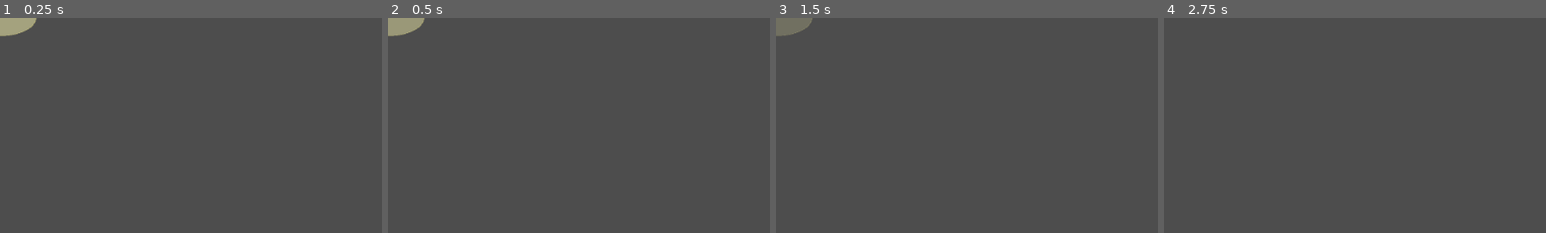
Above: before the commit, frames 1-4 (left to right).
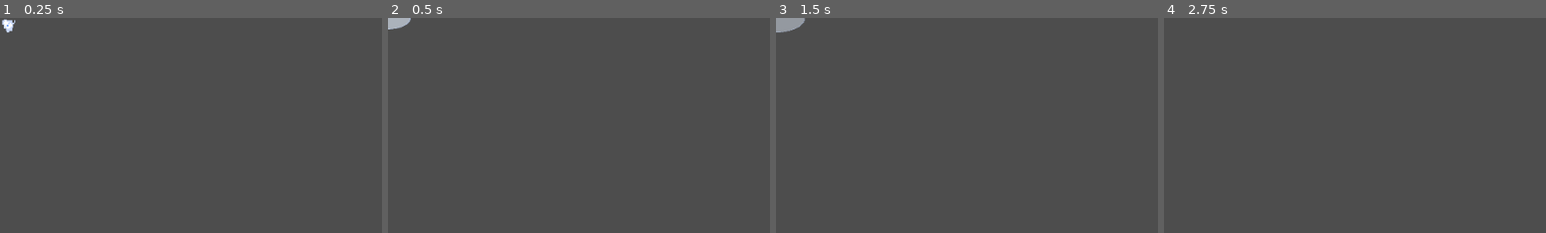
Above: after the commit, the same moments.

Repository: chrisfidalgo/SCUMForceGodot
Game: Godot game, scene res://scenes/combat/slow_field_spill.tscn
Two runs of this game, one before a commit and one after it. Both use one fixed random seed, a clock stepped at 60 frames per second and the inputs below. This scene is started directly instead of the project's main scene.
Inputs:
- Up to frame 1 (0.25 s): no input
- Up to frame 2 (0.5 s): no input
- Up to frame 3 (1.5 s): tap Enter at 0.5 s; hold D (move_right) 0.53-1.28 s; hold J (attack_primary) 0.53-1.28 s; tap Space at 1.25 s; hold S (move_down) from 1.28 s (still down); tap K (attack_secondary) at 1.35 s
- Up to frame 4 (2.75 s): release S (move_down) at 2.03 s; hold D (move_right) from 2.03 s (still down); tap 1 at 2.1 s
The pictures show only the part of the screen within x 0-50%, y 0-50%; the shares and areas given below are measured in that part.

The runs differ from the first frame. In frame 1, 0.6% of the frame differs, in the area x 0-10%, y 0-9%; in frame 2, 0.6%; in frame 3, 0.6%; in frame 4, nothing differs.

Commit message:
Wire real bleu cheese art; fix invisible ground pools; retune pool sizes
The ground pools were never visible, and the cause was draw order, not the
effect system: the gym floor is an opaque ColorRect at the default z_index 0
and the fields sat at -1, so every pool was rendering BEHIND the floor. Godot
gives no warning for this. Floor moves to z_index -10, leaving
floor -> pools -> everything standing on them.

Art wired:
- Proj-BlueCheese.png (10x14) replaces the placeholder polygon. Deliberately no
  Tail node - the cheese is a simple projectile, unlike the unrolling toilet
  paper. projectile.gd resolves the tail with get_node_or_null, so its absence
  is handled.
- Proj_Bleu_Cheese_Explosion-Sheet.png (360x40 = 9 horizontal frames of 40x40)
  drives a new burst phase on SlowField. The lifecycle is now burst -> pool ->
  fade -> free: nothing is slowed and the pool has zero radius until the ninth
  frame finishes, because until then the cheese is still in the air. A field
  without a Burst child skips straight to the pool, so the packet is unaffected.

Pool visuals: near-white with a cold blue cast rather than cream, drawn as a
shadow-like squashed oval. It now holds full opacity for two thirds of its life
and fades over the last third, so it reads as solid rather than as continuously
dying.

Retuned to the owner's brief - the two pools are different kinds of thing, not
big and small versions of one:
- primary  9px / 0.5s / 60% speed - close to negligible, a nudge that makes a
  hit feel like it stuck.
- secondary 24px / 1.5s / 40% speed - the one that controls space, wide enough
  to hold one or two enemies.

Verified in-engine: lobbed at bare floor the burst runs all 9 frames over 22
physics frames with the pool at radius 0, hands over, grows to 24, holds two
enemies 28px apart at 0.4 speed each, then expires and releases both.

Documented the draw-order trap in docs/systems/attack-effects.md, since a ground
effect that is not above the floor node is silently invisible.

Co-Authored-By: Claude Opus 5 <noreply@anthropic.com>

Diff:
--- a/scenes/combat/cheese_projectile.tscn
+++ b/scenes/combat/cheese_projectile.tscn
@@ -1,14 +1,15 @@
 [gd_scene load_steps=3 format=3]
 
 [ext_resource type="Script" path="res://scenes/combat/projectile.gd" id="1_script"]
+[ext_resource type="Texture2D" path="res://assets/sprites/projectiles/Proj-BlueCheese.png" id="2_cheese"]
 
 [sub_resource type="CircleShape2D" id="CircleShape2D_cheese"]
 radius = 4.0
 
-; Curt uses the same Projectile script as Johnny; only the art differs. The
-; bleu-cheese sprites do not exist yet, so this is a placeholder polygon in
-; cheese colours - the point is that Curt`s shots must not READ as toilet paper
-; during the feel playtest. Swap in bleu-cheese.png when the art lands.
+; Curt uses the same Projectile script as Johnny; only the art differs. There is
+; deliberately NO Tail node - the bleu cheese is a simple projectile, unlike the
+; unrolling toilet paper. projectile.gd looks the tail up with get_node_or_null,
+; so its absence is expected and handled.
 [node name="CheeseProjectile" type="Area2D"]
 collision_layer = 0
 collision_mask = 0
@@ -21,10 +22,5 @@
 
 [node name="Visual" type="Node2D" parent="."]
 
-[node name="Chunk" type="Polygon2D" parent="Visual"]
-color = Color(0.95, 0.93, 0.72, 1)
-polygon = PackedVector2Array(-4, -3, 1, -5, 5, -1, 4, 4, -1, 5, -5, 2)
-
-[node name="Veins" type="Polygon2D" parent="Visual"]
-color = Color(0.42, 0.5, 0.35, 1)
-polygon = PackedVector2Array(-2, -1, 1, -2, 2, 1, -1, 2)
+[node name="Cheese" type="Sprite2D" parent="Visual"]
+texture = ExtResource("2_cheese")
--- a/scenes/combat/gym.tscn
+++ b/scenes/combat/gym.tscn
@@ -27,6 +27,7 @@
 
 [node name="Floor" type="ColorRect" parent="."]
 mouse_filter = 2
+z_index = -10
 offset_left = 0.0
 offset_top = 0.0
 offset_right = 640.0
--- a/scenes/combat/slow_field.gd
+++ b/scenes/combat/slow_field.gd
@@ -1,68 +1,100 @@
 class_name SlowField
 extends Area2D
-## slow_field.gd — a patch of spilled bleu cheese that slows enemies standing in
+## slow_field.gd — a pool of spilled bleu cheese that slows enemies standing in
 ## it. Curt's mechanical identity (04-COMBAT-MODEL.md §4).
 ##
 ## Spawned by a projectile's `on_hit_effect`, at the point the shot ended. Two
-## variants exist as scenes, differing only in exported numbers:
+## variants exist as scenes, differing only in exported numbers and whether they
+## carry a burst animation:
 ##
-##   slow_field_small.tscn — Curt's PRIMARY. Small, brief, and only left behind
-##                           where the packet actually hit an enemy.
-##   slow_field_spill.tscn — Curt's SECONDARY. Wider, longer, grows in, and left
-##                           wherever the container lands — enemy, wall or bare
-##                           floor. That last part is what makes it area denial:
-##                           you can throw it at a doorway nobody is standing in.
+##   slow_field_small.tscn — Curt's PRIMARY. Tiny and brief, almost incidental,
+##                           and only left where the packet actually hit someone.
+##   slow_field_spill.tscn — Curt's SECONDARY. Plays the 9-frame explosion FIRST,
+##                           then leaves a standing pool wide enough to hold one
+##                           or two enemies. Left wherever the container lands —
+##                           enemy, wall or bare floor — which is what makes it
+##                           area denial: throw it at a doorway nobody is in.
 ##
-## Slowing is a SET, not a timer: while an enemy overlaps, this field is
-## registered on it as one slow source; leaving restores speed at once, and two
-## overlapping fields resolve to the strongest rather than fighting over one
+## LIFECYCLE: burst (optional) -> pool appears -> pool fades -> free. Nothing is
+## slowed during the burst; the cheese is still in the air.
+##
+## Slowing is a SET, not a timer: while an enemy overlaps, this field registers
+## itself on that enemy as one slow source; leaving restores speed at once, and
+## two overlapping pools resolve to the strongest rather than fighting over one
 ## countdown. Overlaps are polled each physics frame rather than driven by
-## body_entered, because the spill variant grows and bodies would otherwise be
-## missed as the shape resizes.
+## body_entered, because the pool grows and bodies would otherwise be missed as
+## the shape resizes.
 ##
-## Only affects nodes that implement `add_slow` — enemies. The player is
-## deliberately immune to their own cheese; if an enemy ever needs a slowing
-## attack, give Player the same two methods and it works with no change here.
+## Only affects nodes implementing `add_slow` — enemies. Curt is deliberately
+## immune to his own cheese. If an enemy ever needs a slowing attack, give Player
+## the same two methods; note Player.speed_multiplier is owned by the escort loop,
+## so that wiring needs a moment's thought rather than a copy-paste.
+##
+## DRAW ORDER: this sits at z_index -1 and the gym floor at -10, so the pool
+## renders on the ground but under everything standing on it. A ground effect
+## that is not ABOVE the floor node is simply invisible.
 
-## How big the puddle gets, in pixels.
+## How wide the pool gets (its horizontal radius, in pixels).
 @export var radius_px: float = 14.0
-## How long it lasts before fading out and freeing itself.
+## How long the pool lasts, after any burst, before fading out and freeing itself.
 @export var duration_sec: float = 0.8
-## Move-speed multiplier applied to enemies inside. 0.5 = half speed.
+## Move-speed multiplier applied to enemies inside. 0.4 = 40% speed.
 @export_range(0.05, 1.0, 0.05) var slow_multiplier: float = 0.5
-## Seconds spent expanding to full size. 0 = appears instantly (the packet);
-## a small value gives the container spill its splash-outward feel.
+## Seconds spent expanding to full size once the pool appears.
 @export var grow_in_sec: float = 0.0
-## Cream, per the art direction. Alpha fades to nothing over the lifetime.
-@export var color: Color = Color(0.96, 0.94, 0.72, 0.55)
+## Near-white with a cold blue cast, read as a spill lying on the floor the same
+## way the projectile's ground shadow does.
+@export var color: Color = Color(0.90, 0.94, 1.0, 0.62)
+## Frames per second for the burst animation, when a Burst sprite is present.
+@export var burst_fps: float = 24.0
 
 var _age := 0.0
+var _burst_time := 0.0
+var _bursting := false
 var _current_radius := 0.0
 var _affected: Dictionary = {}
 
 @onready var _shape: CollisionShape2D = $CollisionShape2D
+@onready var _burst: Sprite2D = get_node_or_null("Burst")
 
 
 func _ready() -> void:
 	add_to_group("effects")
-	# A fresh shape per instance: shapes are resources and would otherwise be
-	# shared between every puddle on the field, so one growing would grow all.
+	# A fresh shape per instance: shapes are resources, so a shared one would
+	# mean every pool on the field grew whenever any single pool grew.
 	_shape.shape = CircleShape2D.new()
-	_set_radius(0.0 if grow_in_sec > 0.0 else radius_px)
+	_bursting = _burst != null and _burst.texture != null
+	if _burst != null:
+		_burst.visible = _bursting
+	# No pool at all until the burst finishes.
+	_set_radius(0.0 if (_bursting or grow_in_sec > 0.0) else radius_px)
 
 
 func _physics_process(delta: float) -> void:
+	if _bursting:
+		_process_burst(delta)
+		return
 	_age += delta
 	if grow_in_sec > 0.0 and _age < grow_in_sec:
 		_set_radius(radius_px * (_age / grow_in_sec))
 	elif _current_radius < radius_px:
 		_set_radius(radius_px)
-
 	_refresh_affected()
 	queue_redraw()
-
 	if _age >= duration_sec:
 		_expire()
+
+
+## Play the explosion sheet once, then hand over to the pool.
+func _process_burst(delta: float) -> void:
+	_burst_time += delta
+	var total: int = maxi(1, _burst.hframes * _burst.vframes)
+	var index := int(_burst_time * burst_fps)
+	if index >= total:
+		_bursting = false
+		_burst.visible = false
+		return
+	_burst.frame = index
 
 
 ## Apply the slow to everything currently inside, and release anything that left.
@@ -91,19 +123,27 @@
 	queue_free()
 
 
+## NOTE: the pool is DRAWN as an oval (squashed vertically like a shadow) but its
+## collision is a circle of the full horizontal radius, because Godot 2D has no
+## ellipse shape. An enemy slightly above or below the visible oval is therefore
+## still caught. That is deliberate generosity — for a slow, forgiving beats
+## stingy, and the player judges the area by the oval they can see.
 func _set_radius(value: float) -> void:
 	_current_radius = value
 	if _shape != null and _shape.shape is CircleShape2D:
 		(_shape.shape as CircleShape2D).radius = maxf(value, 0.01)
 
 
-## An oval rather than a circle, squashed the same way the projectile's ground
-## shadow is, so it reads as lying ON the floor rather than floating.
 func _draw() -> void:
+	if _bursting or _current_radius <= 0.0:
+		return
 	var life := clampf(_age / maxf(duration_sec, 0.001), 0.0, 1.0)
-	var faded := Color(color.r, color.g, color.b, color.a * (1.0 - life))
+	# Hold full opacity for most of the life, then fade over the last third, so
+	# the pool reads as solid rather than continuously dying.
+	var fade := 1.0 - clampf((life - 0.66) / 0.34, 0.0, 1.0)
+	var body_color := Color(color.r, color.g, color.b, color.a * fade)
+	var rim_color := Color(0.72, 0.80, 0.95, color.a * fade * 0.85)
 	draw_set_transform(Vector2.ZERO, 0.0, Vector2(1.0, 0.5))
-	draw_circle(Vector2.ZERO, _current_radius, faded)
-	draw_circle(Vector2.ZERO, _current_radius, Color(color.r * 0.8, color.g * 0.8, 0.45,
-		faded.a * 0.9), false, 1.0)
+	draw_circle(Vector2.ZERO, _current_radius, body_color)
+	draw_circle(Vector2.ZERO, _current_radius, rim_color, false, 1.0)
 	draw_set_transform(Vector2.ZERO, 0.0, Vector2.ONE)
--- a/scenes/combat/slow_field_small.tscn
+++ b/scenes/combat/slow_field_small.tscn
@@ -3,16 +3,19 @@
 [ext_resource type="Script" path="res://scenes/combat/slow_field.gd" id="1_slow"]
 
 [sub_resource type="CircleShape2D" id="CircleShape2D_field"]
-radius = 14.0
+radius = 9.0
 
+; Curt PRIMARY pool - deliberately almost negligible. It is a nudge, not a
+; zone: enough to make a hit feel like it stuck, not enough to control space.
+; The container lob is what controls space. No burst animation here.
 [node name="SlowFieldSmall" type="Area2D"]
 collision_layer = 0
 collision_mask = 4
 z_index = -1
 script = ExtResource("1_slow")
-radius_px = 14.0
-duration_sec = 0.8
-slow_multiplier = 0.55
+radius_px = 9.0
+duration_sec = 0.5
+slow_multiplier = 0.6
 grow_in_sec = 0.0
 
 [node name="CollisionShape2D" type="CollisionShape2D" parent="."]
--- a/scenes/combat/slow_field_spill.tscn
+++ b/scenes/combat/slow_field_spill.tscn
@@ -1,20 +1,28 @@
-[gd_scene load_steps=3 format=3]
+[gd_scene load_steps=4 format=3]
 
 [ext_resource type="Script" path="res://scenes/combat/slow_field.gd" id="1_slow"]
+[ext_resource type="Texture2D" path="res://assets/sprites/projectiles/Proj_Bleu_Cheese_Explosion-Sheet.png" id="2_burst"]
 
 [sub_resource type="CircleShape2D" id="CircleShape2D_spill"]
-radius = 30.0
+radius = 24.0
 
+; Curt SECONDARY pool - a standing pool wide enough to hold one or two enemies.
+; The 9-frame explosion plays FIRST; nothing is slowed until it finishes and the
+; cheese is actually on the ground.
 [node name="SlowFieldSpill" type="Area2D"]
 collision_layer = 0
 collision_mask = 4
 z_index = -1
 script = ExtResource("1_slow")
-radius_px = 30.0
-duration_sec = 2.4
+radius_px = 24.0
+duration_sec = 1.5
 slow_multiplier = 0.4
-grow_in_sec = 0.25
-color = Color(0.94, 0.92, 0.66, 0.6)
+grow_in_sec = 0.15
+burst_fps = 24.0
 
 [node name="CollisionShape2D" type="CollisionShape2D" parent="."]
 shape = SubResource("CircleShape2D_spill")
+
+[node name="Burst" type="Sprite2D" parent="."]
+texture = ExtResource("2_burst")
+hframes = 9
Binary file added: assets/sprites/projectiles/Proj-BlueCheese.png
Not shown, added: assets/sprites/projectiles/Proj-BlueCheese.png.import
Binary file added: assets/sprites/projectiles/Proj_Bleu_Cheese_Explosion-Sheet.png
Not shown, added: assets/sprites/projectiles/Proj_Bleu_Cheese_Explosion-Sheet.png.import
Not shown, changed: docs/plan/04-COMBAT-MODEL.md
Not shown, changed: docs/systems/attack-effects.md
